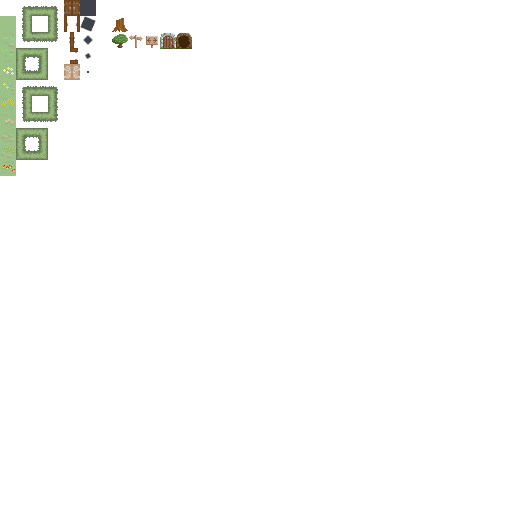
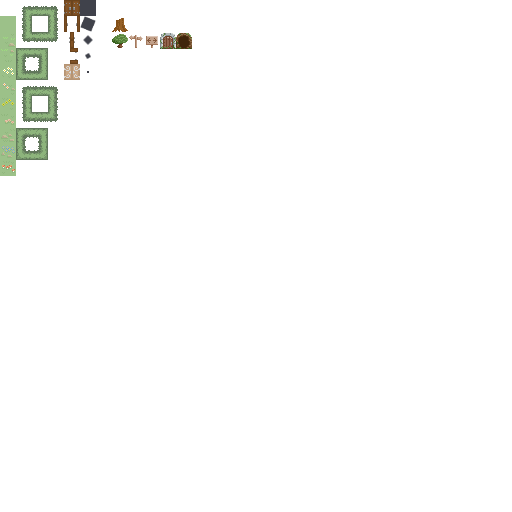
The second 512 × 512 image is a revision of the first. Changes to its layers:
painted on "hedge wall" over [16,6,58,160]
painted on "tiles" over [2,165,15,171]
